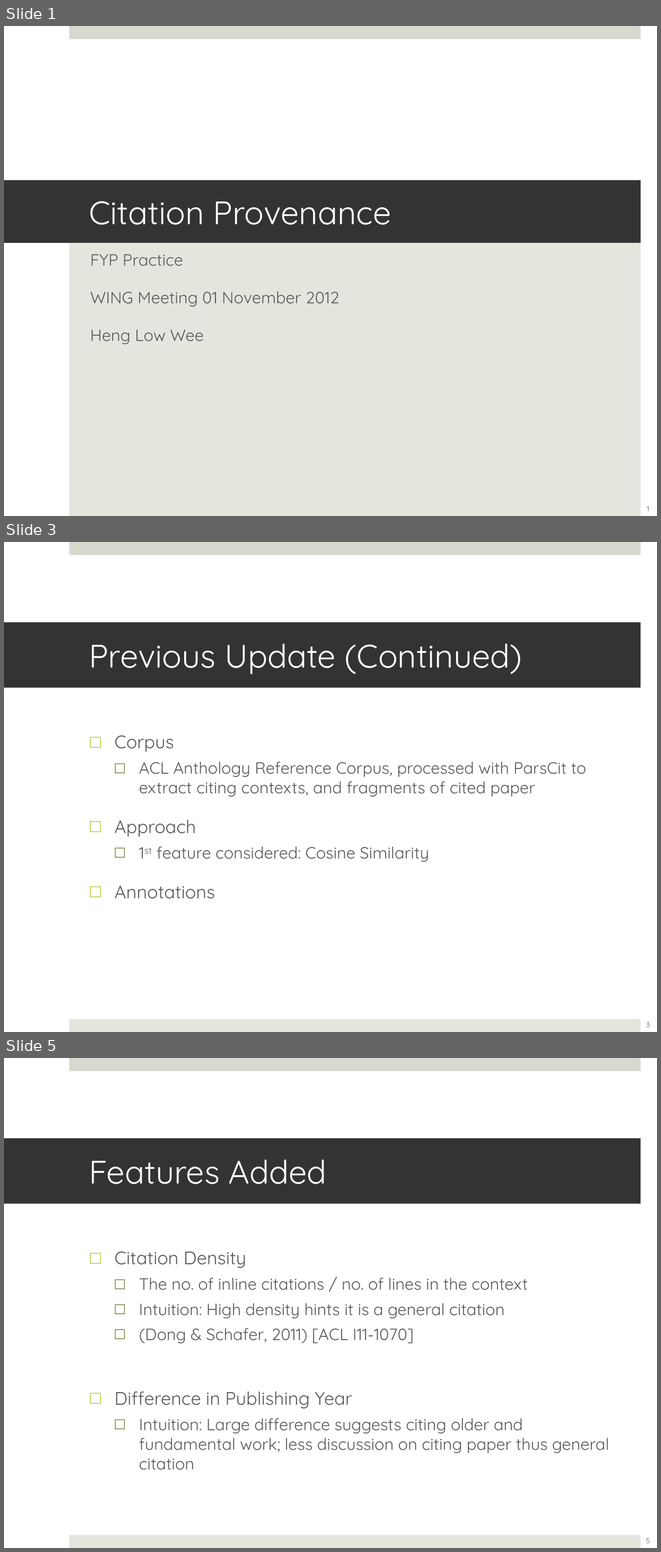
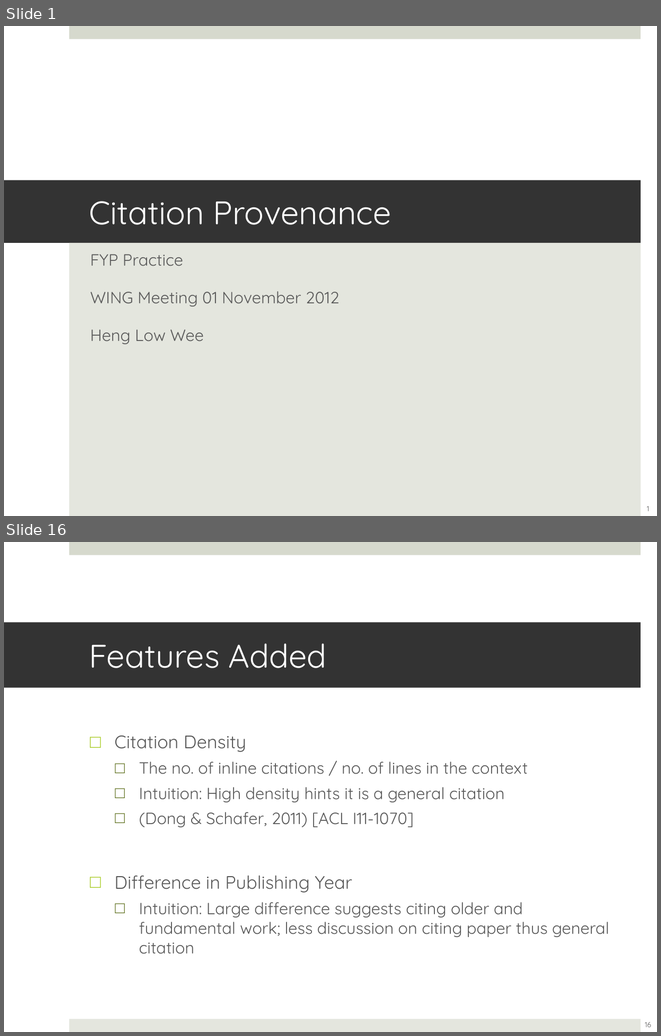
Before and after one commit to lwheng/fyp, a slide deck: presentation/fypupdate-2012-11-01.ppt. Shown one above the other, each under a label of ours: slides 1, 3 and 5 before the commit, slides 1 and 16 after it; the slides between them are not shown. The pictures are 661x1552 and 661x1036 pixels, drawn with LibreOffice and Linux fonts; fonts in the diff are those of the drawing. Boxes give left, top, right and bottom in pixels: in the first picture for what was removed or moved away, otherwise in the second. Text is boxed around its words. In the diff, an @@ line names an element or a change of style, - is before the commit and + after.

```diff
--- a/presentation/fypupdate-2012-11-01.ppt
+++ b/presentation/fypupdate-2012-11-01.ppt
@@ slide 3 removed at [4, 542, 657, 1032], background #FFFFFF; not listed: 2 template elements that a slide beside it also shows @@
@@ title removed at [4, 623, 641, 688] @@
-Previous Update (Continued)
@@ text removed at [114, 735, 586, 899] @@
-□ Corpus
-  □ ACL Anthology Reference Corpus, processed with ParsCit to extract citing contexts, and fragments of cited paper
-□ Approach
-  □ 1st feature considered: Cosine Similarity
-□ Annotations
@@ page number removed at [646, 1022, 650, 1027] @@
-3
@@ what was slide 5 is now slide 16 @@
@@ page number at [645, 1022, 651, 1027]: text changed @@
-5
+16
```
Also in this commit, not shown: 14 slides added, 2 other slides removed, 18 other files.
